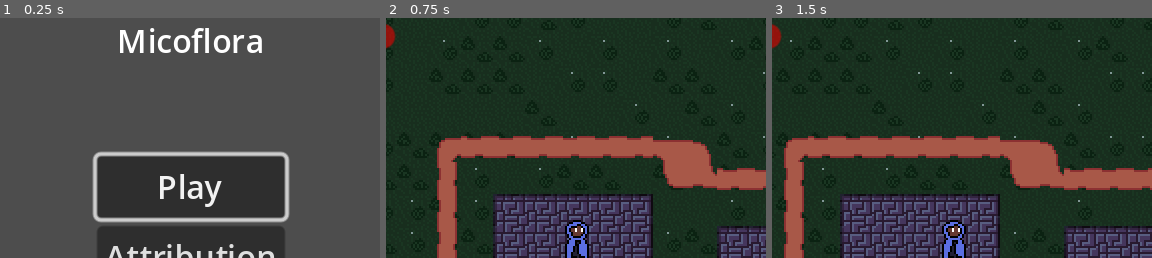
Above: before the commit, frames 1-3 (left to right).
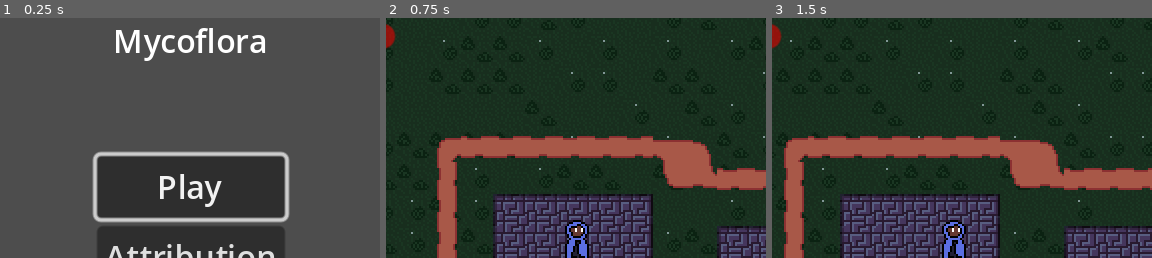
Above: after the commit, the same moments.

Repository: quellus/Mycoflora
Game: Godot game, scene res://scenes/main.tscn
Same seed, same stepped clock (60 frames per second), same inputs: the game is played once before the commit and once after it. The engine's default icon, where the game draws it, is replaced by a stand-in: a white triangle on a blue panel in a dark square.
Inputs (mouse positions are % of the whole screen's width and height, from its top left):
- Up to frame 1 (0.25 s): no input
- Up to frame 2 (0.75 s): click "Play" at 0.5 s
- Up to frame 3 (1.5 s): tap Enter at 1.25 s; move the mouse to (72, 45) at 1.27 s; press the mouse at (72, 45) at 1.28 s; hold D (right) from 1.28 s (still down)
The pictures show only the part of the screen within x 25-75%, y 0-50%; the shares and areas given below are measured in that part.

The runs differ from the first frame. In frame 1, 2.4% of the frame differs, in the area x 30-70%, y 4-18%; in frame 2, nothing differs; in frame 3, nothing differs.

Commit message:
Fixed Micoflora typo changing it to Mycoflora

Diff:
--- a/project.godot
+++ b/project.godot
@@ -10,7 +10,7 @@
 
 [application]
 
-config/name="Micoflora"
+config/name="Mycoflora"
 config/version="0.0.6"
 run/main_scene="res://scenes/main.tscn"
 config/features=PackedStringArray("4.3", "Forward Plus")
--- a/scenes/main_menu.tscn
+++ b/scenes/main_menu.tscn
@@ -20,7 +20,7 @@
 
 [node name="Label2" type="Label" parent="CenterContainer2"]
 layout_mode = 2
-text = "Micoflora"
+text = "Mycoflora"
 
 [node name="Menus" type="CenterContainer" parent="."]
 layout_mode = 1
